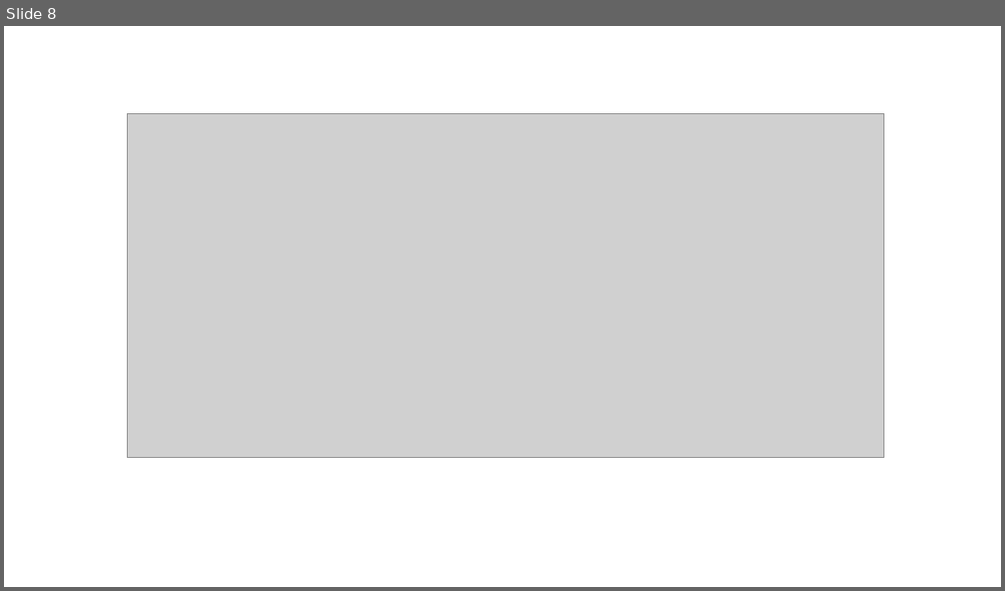
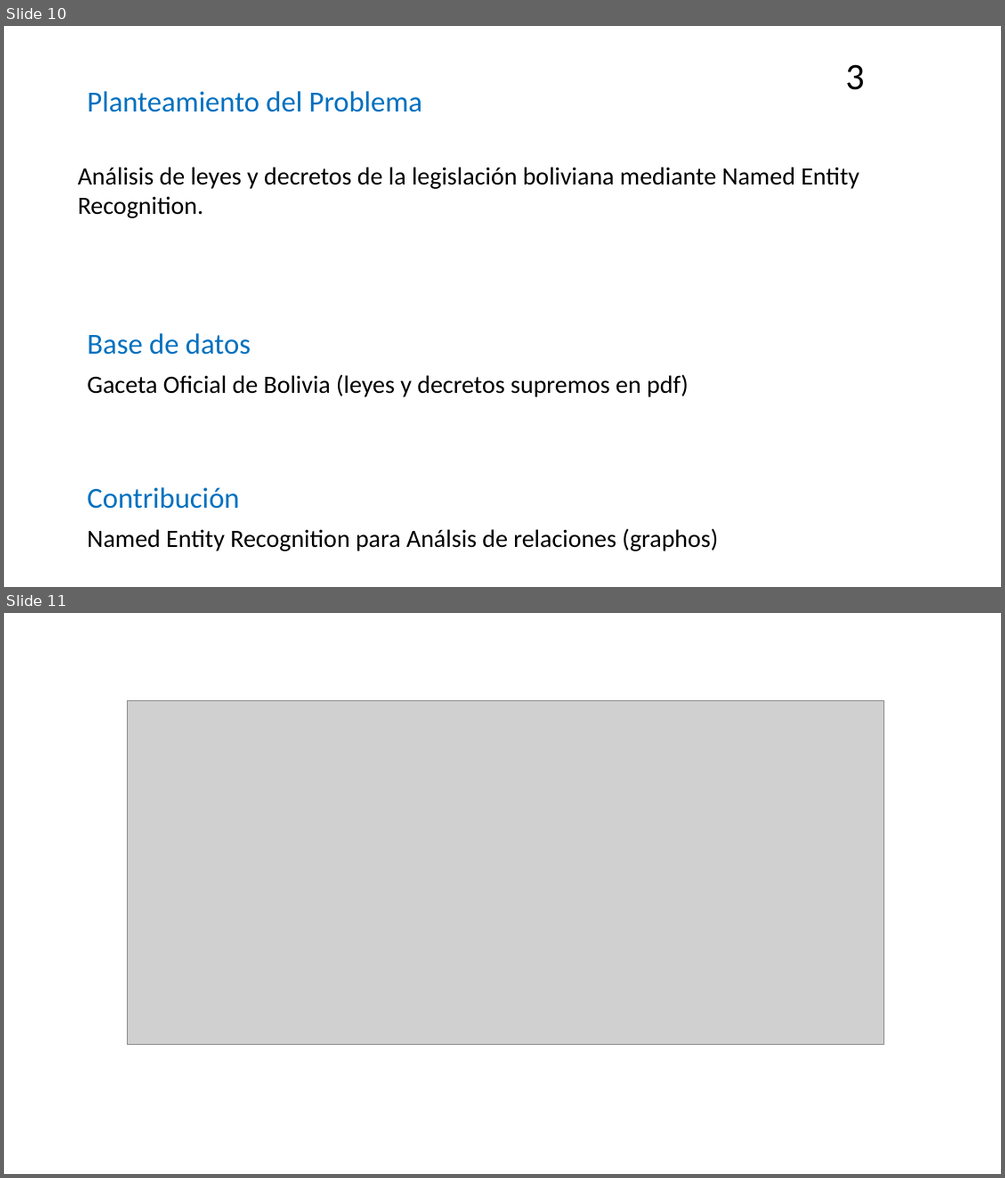
Before and after one commit to WilderGitHub/MCD, a slide deck: II. 08 Minería de Datos II/Presentación1.pptx. Shown one above the other, each under a label of ours: slide 8 before the commit, slides 10 and 11 after it. The pictures are 1005x591 and 1005x1178 pixels, drawn with LibreOffice and Linux fonts; fonts in the diff are those of the drawing; grey boxes stand for pictures. Boxes give left, top, right and bottom in pixels: in the first picture for what was removed or moved away, otherwise in the second. Text is boxed around its words. In the diff, an @@ line names an element or a change of style, - is before the commit and + after.

```diff
--- a/II. 08 Minería de Datos II/Presentación1.pptx
+++ b/II. 08 Minería de Datos II/Presentación1.pptx
@@ slide 10 added at bbox=[4, 26, 1001, 587], background #FFFFFF @@
@@ text added at bbox=[845, 64, 864, 90], 36 pt, text #000000 @@
+3
@@ text added at bbox=[87, 91, 422, 112], 28 pt, text #0070C0 @@
+Planteamiento del Problema
@@ text added at bbox=[78, 167, 859, 218], 24 pt, text #000000 @@
+Análisis de leyes y decretos de la legislación boliviana mediante Named Entity Recognition.
@@ text added at bbox=[87, 333, 251, 354], 28 pt, text #0070C0 @@
+Base de datos
@@ text added at bbox=[87, 374, 688, 397], 24 pt, text #000000 @@
+Gaceta Oficial de Bolivia (leyes y decretos supremos en pdf)
@@ text added at bbox=[87, 487, 239, 508], 28 pt, text #0070C0 @@
+Contribución
@@ text added at bbox=[87, 528, 718, 551], 24 pt, text #000000 @@
+Named Entity Recognition para Análsis de relaciones (graphos)
@@ what was slide 8 is now slide 11 @@
```
Also in this commit, not shown: 12 other slides added, 1 slide removed, 5 other files.
